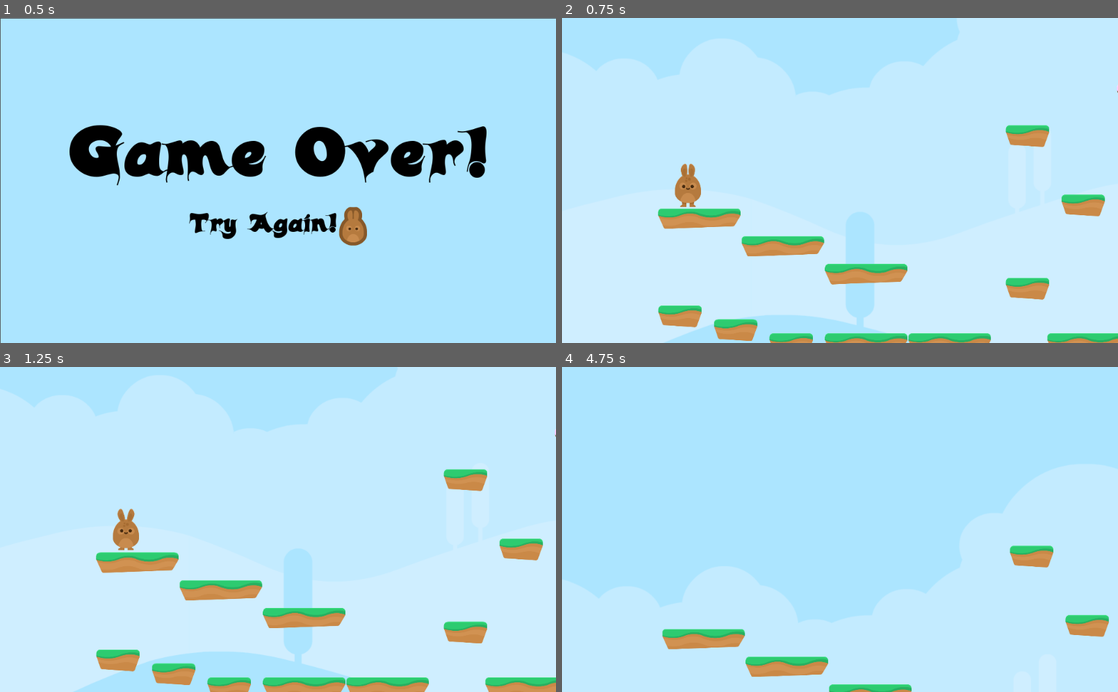
Above: before the commit, frames 1-4 (two rows, left to right).
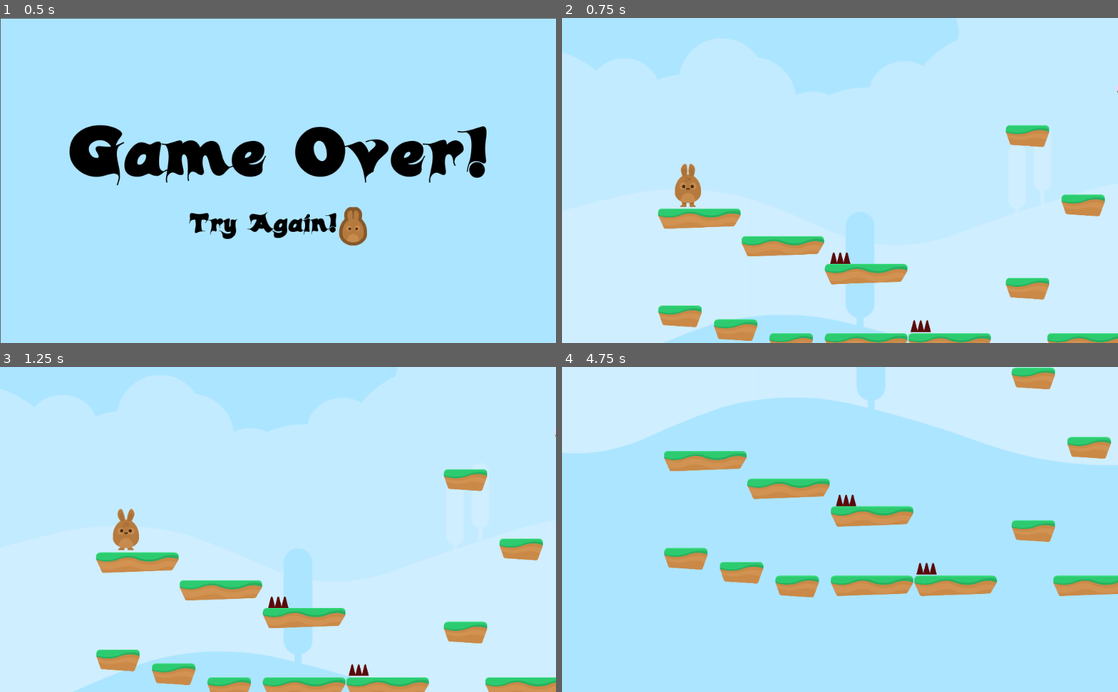
Above: after the commit, the same moments.

Repository: StudlySpud/Godot-Course
Game: Godot game, scene res://Scenes/Levels/GameOver.tscn
The game is run twice, just before and just after one commit, with the same random seed, the same clock (stepped at 60 frames per second) and the same inputs. This scene is started directly instead of the project's main scene.
Inputs (mouse positions are in pixels of both pictures, inside the frame that each line leads up to):
- Up to frame 1 (0.5 s): no input
- Up to frame 2 (0.75 s): click (912, 226) at 0.5 s
- Up to frame 3 (1.25 s): no input
- Up to frame 4 (4.75 s): hold Space (jump) 1.28-2.03 s; hold D (right) 1.28-2.78 s; tap Space (jump) at 2.1, 2.27, 2.57, 3.6, 3.77, 4.07 s; hold Space (jump) 2.78-3.53 s; hold A (left) from 2.78 s (still down); hold Space (jump) from 4.28 s (still down)

Frame 1 is identical in both runs. In frame 2, 0.2% of the frame differs, in the area x 48-67%, y 72-97%; in frame 3, 0.2%; in frame 4, 29%, in the area x 0-100%, y 0-100%.

Commit message:
spikes and sounds

Diff:
--- /dev/null
+++ b/Hoppy Days/LevelElements/Hazards/Hazards.gd
@@ -0,0 +1,7 @@
+extends Area2D
+
+
+
+func _on_SpikeTop_body_entered(body):
+	if body.has_method("hurt"):
+		body.hurt()
--- /dev/null
+++ b/Hoppy Days/LevelElements/Hazards/SpikeTop.tscn
@@ -0,0 +1,17 @@
+[gd_scene load_steps=3 format=2]
+
+[ext_resource path="res://LevelElements/Hazards/Hazards.gd" type="Script" id=1]
+[ext_resource path="res://GFX/Environment/spikes_top.png" type="Texture" id=2]
+
+[node name="SpikeTop" type="Area2D"]
+modulate = Color( 0.4, 0.0431373, 0.0431373, 1 )
+collision_layer = 4
+script = ExtResource( 1 )
+
+[node name="Sprite" type="Sprite" parent="."]
+texture = ExtResource( 2 )
+
+[node name="CollisionPolygon2D" type="CollisionPolygon2D" parent="."]
+position = Vector2( 0.951317, 0.475651 )
+polygon = PoolVector2Array( -34.4503, -26.9621, -48.0947, 25.9951, 45.9983, 25.8563, 32.633, -27.0906 )
+[connection signal="body_entered" from="." to="." method="_on_SpikeTop_body_entered"]
--- a/Hoppy Days/Player/Player.gd
+++ b/Hoppy Days/Player/Player.gd
@@ -8,6 +8,8 @@
 
 #When the player falls down to this Y absolute position, he is detected as fallen off the map
 const WORLD_MAX_FALL_LIMIT = 4000
+
+var lives = 3
 
 signal animate
 
@@ -41,6 +43,7 @@
 func jump():
 	if Input.is_action_pressed("jump") and is_on_floor():
 		motion.y -= JUMP_SPEED
+		$JumpSFX.play()
 
 func animate():
 	emit_signal("animate", motion)
@@ -48,3 +51,12 @@
 
 func end_game():
 	get_tree().change_scene("res://Scenes/Levels/GameOver.tscn")
+
+func hurt():
+	$PainSFX.play()
+	position.y -= GRAVITY
+	yield(get_tree(), "idle_frame") #this will force the script to do nothing until next frame
+	motion.y =- JUMP_SPEED #Note the absolute setting, not just subtracting!  Or you could double jump by landing on a spike
+	lives -=1
+	if lives < 0:
+		end_game()
--- a/Hoppy Days/Player/Player.tscn
+++ b/Hoppy Days/Player/Player.tscn
@@ -6,6 +6,8 @@
 [ext_resource path="res://GFX/Background/bg_layer2.png" type="Texture" id=4]
 [ext_resource path="res://GFX/Background/bg_layer3.png" type="Texture" id=5]
 [ext_resource path="res://GFX/Background/bg_layer4.png" type="Texture" id=6]
+[ext_resource path="res://SFX/jump1.ogg" type="AudioStream" id=7]
+[ext_resource path="res://SFX/pain.ogg" type="AudioStream" id=8]
 
 [sub_resource type="CapsuleShape2D" id=1]
 radius = 60.55
@@ -13,6 +15,7 @@
 
 [node name="Player" type="KinematicBody2D"]
 position = Vector2( 506.28, 294.28 )
+collision_mask = 6
 script = ExtResource( 1 )
 __meta__ = {
 "_edit_group_": true
@@ -78,4 +81,12 @@
 margin_right = 40.0
 margin_bottom = 40.0
 texture = ExtResource( 6 )
+
+[node name="JumpSFX" type="AudioStreamPlayer" parent="."]
+stream = ExtResource( 7 )
+volume_db = -5.0
+
+[node name="PainSFX" type="AudioStreamPlayer" parent="."]
+stream = ExtResource( 8 )
+volume_db = -5.0
 [connection signal="animate" from="." to="PlayerAnimation" method="_on_Player_animate"]
--- a/Hoppy Days/Scenes/Levels/GameOver.gd
+++ b/Hoppy Days/Scenes/Levels/GameOver.gd
@@ -1,6 +1,4 @@
 extends Control
-
-
 
 func _on_RestartButton_pressed():
 	get_tree().change_scene("res://Scenes/Levels/Level1.tscn")
--- a/Hoppy Days/Scenes/Levels/GameOver.tscn
+++ b/Hoppy Days/Scenes/Levels/GameOver.tscn
@@ -1,10 +1,11 @@
-[gd_scene load_steps=8 format=2]
+[gd_scene load_steps=9 format=2]
 
 [ext_resource path="res://Scenes/Levels/GameOver.gd" type="Script" id=1]
 [ext_resource path="res://GFX/Background/bg_layer1.png" type="Texture" id=2]
 [ext_resource path="res://Fonts/candles_.ttf" type="DynamicFontData" id=3]
 [ext_resource path="res://GFX/HUD/lifes.png" type="Texture" id=4]
 [ext_resource path="res://Scenes/Levels/TextureButton.gd" type="Script" id=5]
+[ext_resource path="res://SFX/Summer_Park.ogg" type="AudioStream" id=6]
 
 [sub_resource type="DynamicFont" id=1]
 size = 128
@@ -69,4 +70,9 @@
 margin_bottom = 71.0
 texture_normal = ExtResource( 4 )
 script = ExtResource( 5 )
+
+[node name="BGM" type="AudioStreamPlayer" parent="."]
+stream = ExtResource( 6 )
+volume_db = -10.0
+autoplay = true
 [connection signal="pressed" from="CenterContainer/VBoxContainer/HBoxContainer/RestartButton" to="." method="_on_RestartButton_pressed"]
--- a/Hoppy Days/Scenes/Levels/Level1.tscn
+++ b/Hoppy Days/Scenes/Levels/Level1.tscn
@@ -1,7 +1,9 @@
-[gd_scene load_steps=3 format=2]
+[gd_scene load_steps=5 format=2]
 
 [ext_resource path="res://Player/Player.tscn" type="PackedScene" id=1]
 [ext_resource path="res://Scenes/Levels/Tileset.tres" type="TileSet" id=2]
+[ext_resource path="res://LevelElements/Hazards/SpikeTop.tscn" type="PackedScene" id=3]
+[ext_resource path="res://SFX/Summer_Park.ogg" type="AudioStream" id=4]
 
 [node name="Level1" type="Node2D"]
 
@@ -13,3 +15,41 @@
 collision_layer = 2
 format = 1
 tile_data = PoolIntArray( -393191, 0, 0, -393185, 0, 0, -393179, 0, 0, -393173, 0, 0, -393162, 0, 0, -327572, 0, 0, -26 …(580 unchanged characters)…
+
+[node name="Hazards" type="Node" parent="."]
+editor/display_folded = true
+
+[node name="SpikeTop" parent="Hazards" instance=ExtResource( 3 )]
+position = Vector2( 326.623, 421.357 )
+
+[node name="SpikeTop2" parent="Hazards" instance=ExtResource( 3 )]
+position = Vector2( 697.122, 735.562 )
+
+[node name="SpikeTop3" parent="Hazards" instance=ExtResource( 3 )]
+position = Vector2( 3889.58, -96.489 )
+
+[node name="SpikeTop4" parent="Hazards" instance=ExtResource( 3 )]
+position = Vector2( 1818.2, -415.163 )
+
+[node name="SpikeTop5" parent="Hazards" instance=ExtResource( 3 )]
+position = Vector2( 2238.67, -415.163 )
+
+[node name="SpikeTop6" parent="Hazards" instance=ExtResource( 3 )]
+position = Vector2( 2668, -415.163 )
+
+[node name="SpikeTop7" parent="Hazards" instance=ExtResource( 3 )]
+position = Vector2( 5124.36, -289.323 )
+
+[node name="SpikeTop8" parent="Hazards" instance=ExtResource( 3 )]
+position = Vector2( 6091.04, -220.683 )
+
+[node name="SpikeTop9" parent="Hazards" instance=ExtResource( 3 )]
+position = Vector2( 7109.21, -352.243 )
+
+[node name="SpikeTop10" parent="Hazards" instance=ExtResource( 3 )]
+position = Vector2( 8070.17, 162.558 )
+
+[node name="BGM" type="AudioStreamPlayer" parent="."]
+stream = ExtResource( 4 )
+volume_db = -15.0
+autoplay = true
--- a/Hoppy Days/project.godot
+++ b/Hoppy Days/project.godot
@@ -42,6 +42,7 @@
 
 2d_physics/layer_1="Player"
 2d_physics/layer_2="Terrain"
+2d_physics/layer_3="Hazards"
 
 [rendering]
 
Not shown: 1 places in Hoppy Days/Player/Player.tscn that only renumber resources
Not shown, changed: Hoppy Days/SFX/jump1.ogg.import
Not shown, changed: Hoppy Days/SFX/pain.ogg.import
